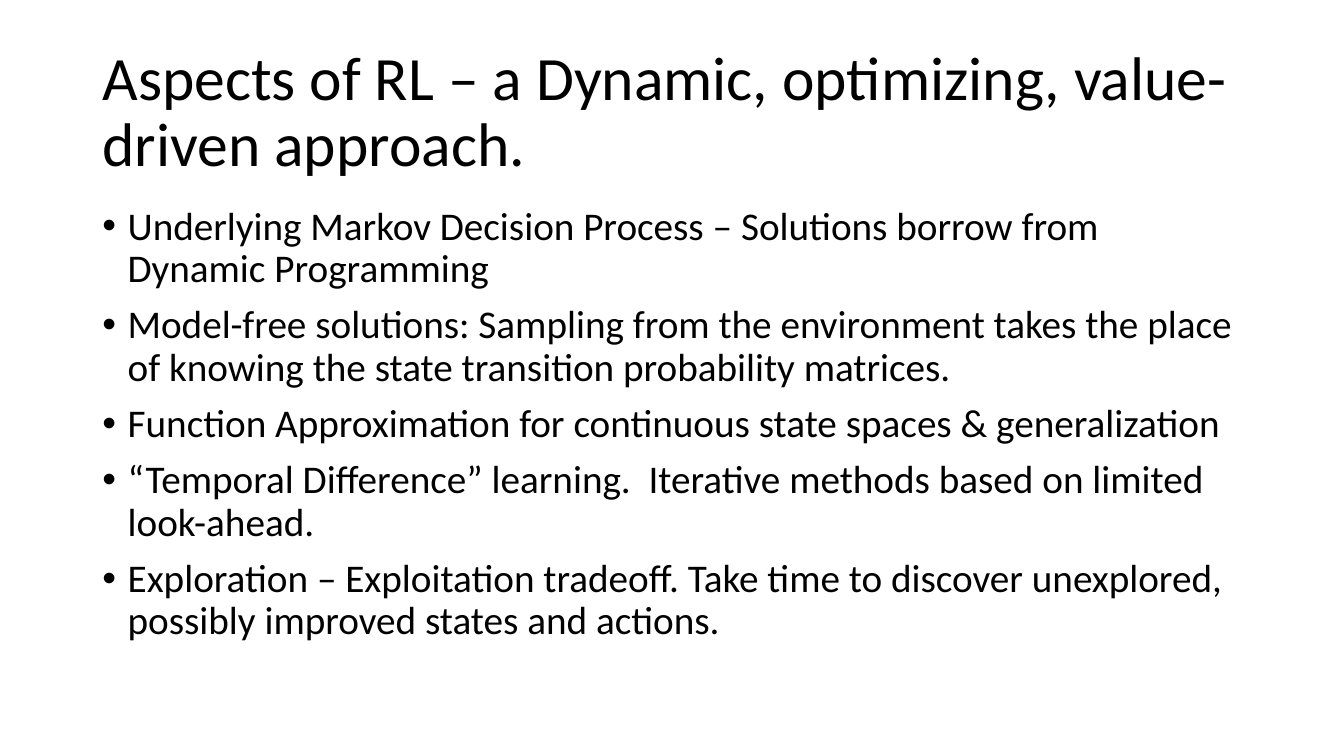
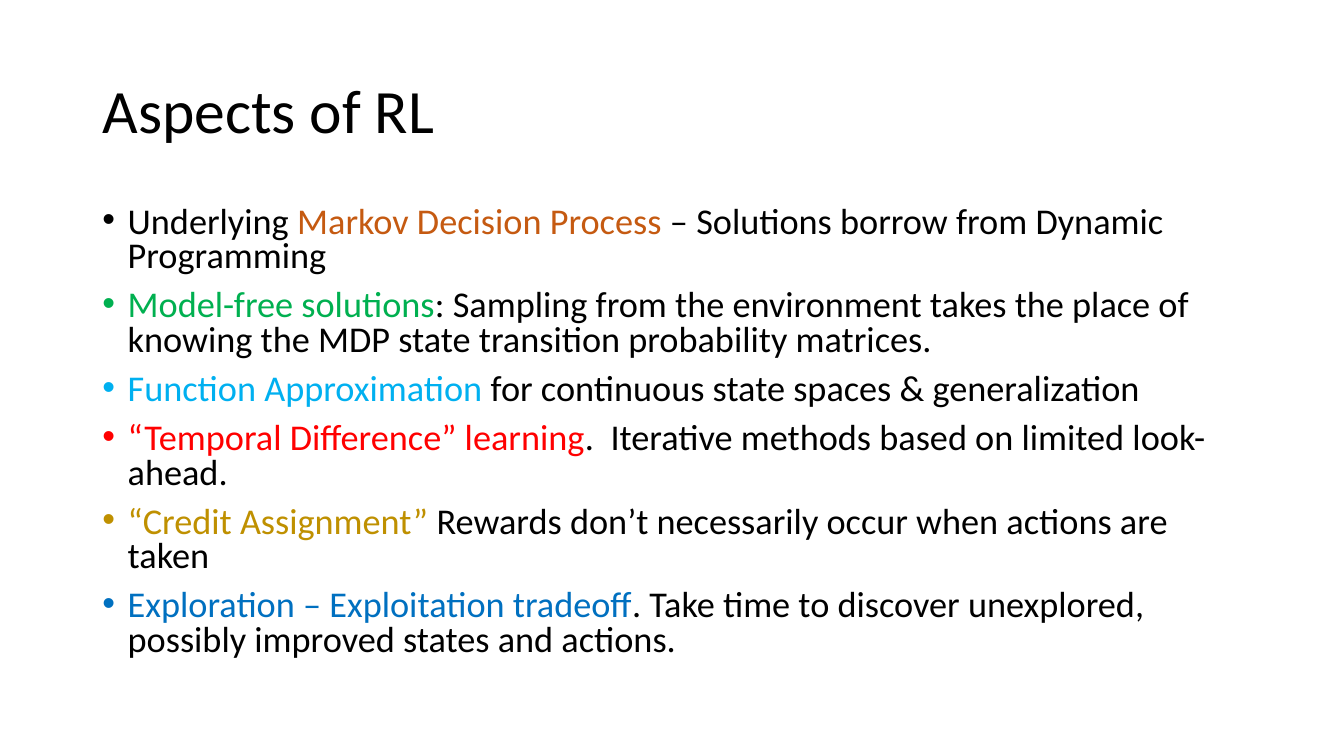
Before and after one commit to microsoft/ICSE2019, a slide deck: slide 9 of Rlearning/RL_ICSE.pptx (slide 6 before the commit). Drawn at 1344x756 pixels with LibreOffice and Linux fonts; fonts in the diff are those of the drawing. Boxes give left, top, right and bottom in pixels: in the first picture for what was removed or moved away, otherwise in the second. Text is boxed around its words. In the diff, an @@ line names an element or a change of style, - is before the commit and + after.

```diff
--- a/Rlearning/RL_ICSE.pptx
+++ b/Rlearning/RL_ICSE.pptx
@@ title at [102,90,434,143]: text changed @@
-Aspects of RL – a Dynamic, optimizing, value-driven approach.
+Aspects of RL
@@ text at [128,208,1205,658]: size 28 to 25.9 pt in "Underlying Markov Decision Process – Solutions borrow ...", "Function Approximation for continuous state spaces & ...", "“Temporal Difference” learning. Iterative methods based on ...", "Exploration – Exploitation tradeoff. Take time to ..."; text colour #000000 to #C55A11 in "Markov Decision Process"; text colour #000000 to #00B0F0 in "Function Approximation"; text colour #000000 to #FF0000 in "“Temporal Difference” learning."; text colour #000000 to #0070C0 in "Exploration – Exploitation tradeoff."; line spacing 0.9 to 0.8 @@
@@ text at [128,291,1188,359]: text changed; size 28 to 25.9 pt @@
-• Model-free solutions: Sampling from the environment takes the place of knowing the state transition probability matrices.
+• Model-free solutions: Sampling from the environment takes the place of knowing the MDP state transition probability matrices.
@@ text at [128,508,1168,569]: paragraph added @@
+• “Credit Assignment” Rewards don’t necessarily occur when actions are taken
```
Also in this commit, not shown: 8 other slides changed, 5 slides added.
